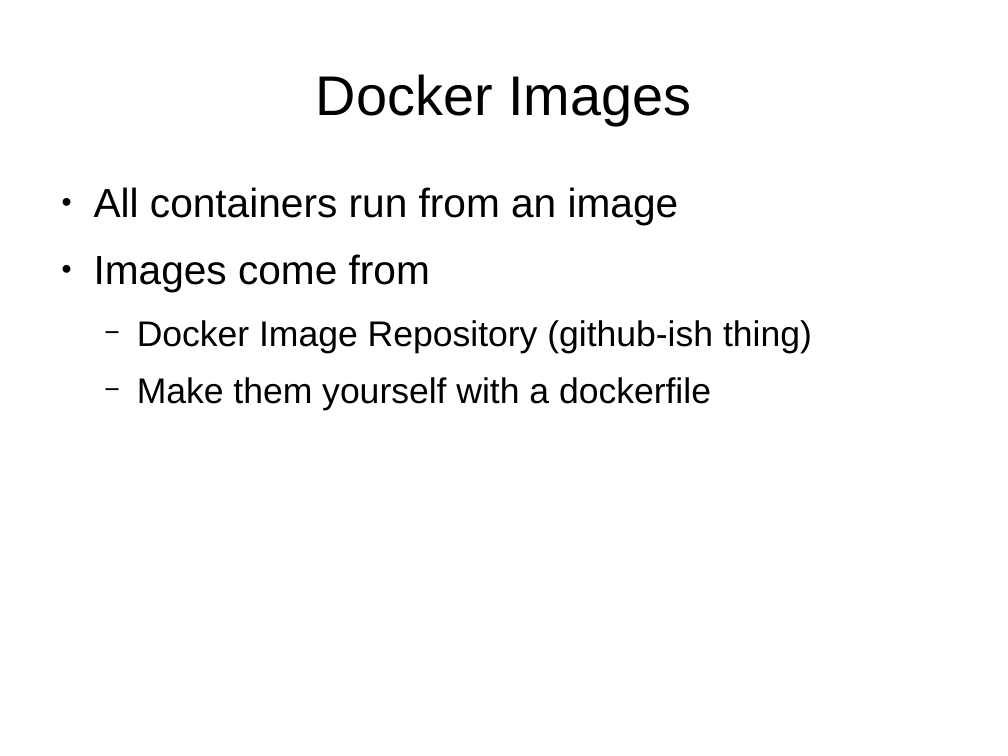
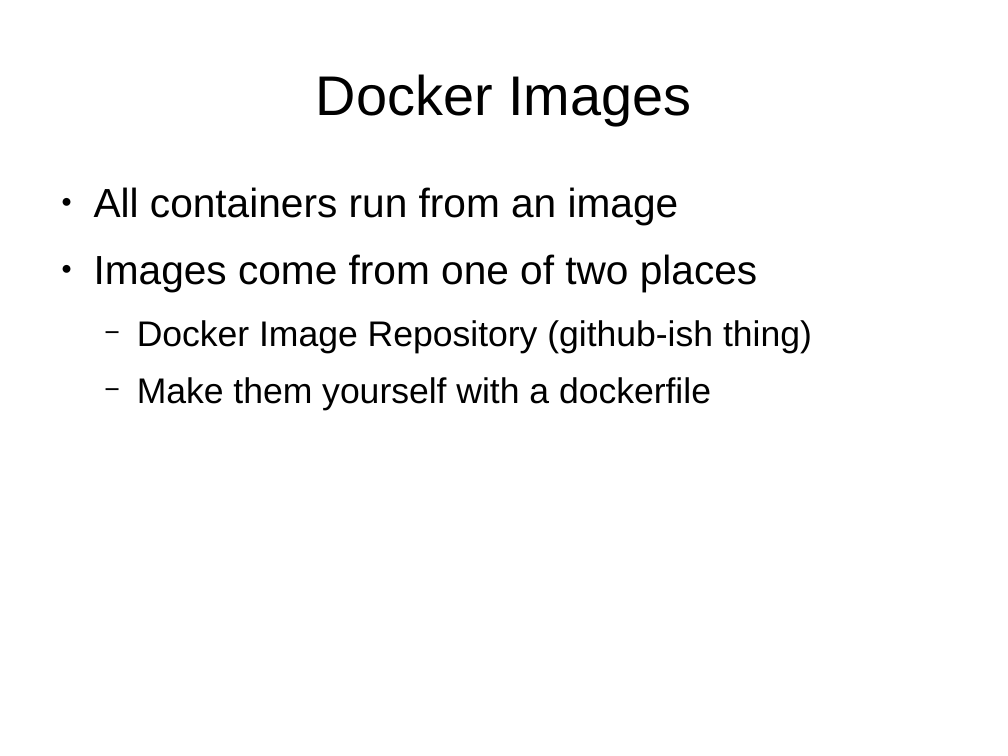
Before and after one commit to bobfp/docker-presentation, a slide deck: slide 9 of dockerPres.odp. Drawn at 1008x756 pixels with LibreOffice and Linux fonts; fonts in the diff are those of the drawing. Boxes give left, top, right and bottom in pixels: in the first picture for what was removed or moved away, otherwise in the second. Text is boxed around its words. In the diff, an @@ line names an element or a change of style, - is before the commit and + after.

```diff
--- a/dockerPres.odp
+++ b/dockerPres.odp
@@ text at (94,254,757,292): text changed @@
-● Images come from
+● Images come from one of two places
```
Also in this commit, not shown: 2 other slides changed, 2 slides added, 2 slides removed, 1 other file.
